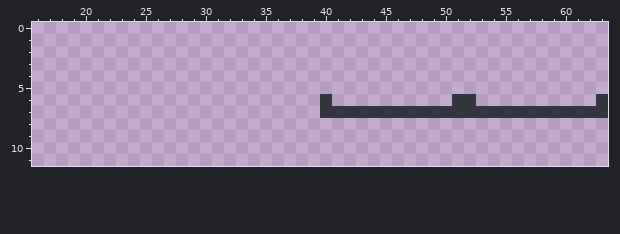
Pixel-art file: NonUnitySources/Aseprite/Sprites Assorted.aseprite. Above is the file before it was changed.
64x64 pixels, 1 frame. Shown: x 16..63, y 0..11.
Now the later version:
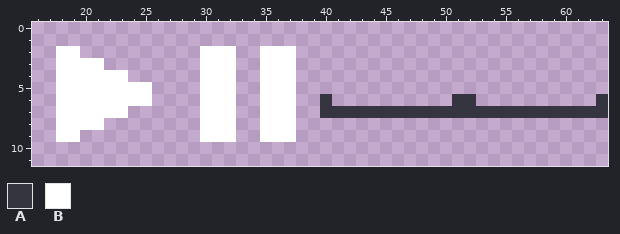
Palette (. is transparent): A #353540  B #ffffff
Diff:
{"y":2,"x":18,"old":"..","new":"BB"}
{"y":2,"x":30,"old":"...","new":"BBB"}
{"y":2,"x":35,"old":"...","new":"BBB"}
{"y":3,"x":18,"old":"....","new":"BBBB"}
{"y":3,"x":30,"old":"...","new":"BBB"}
{"y":3,"x":35,"old":"...","new":"BBB"}
{"y":4,"x":18,"old":"......","new":"BBBBBB"}
{"y":4,"x":30,"old":"...","new":"BBB"}
{"y":4,"x":35,"old":"...","new":"BBB"}
{"y":5,"x":18,"old":"........","new":"BBBBBBBB"}
{"y":5,"x":30,"old":"...","new":"BBB"}
{"y":5,"x":35,"old":"...","new":"BBB"}
{"y":6,"x":18,"old":"........","new":"BBBBBBBB"}
{"y":6,"x":30,"old":"...","new":"BBB"}
{"y":6,"x":35,"old":"...","new":"BBB"}
{"y":7,"x":18,"old":"......","new":"BBBBBB"}
{"y":7,"x":30,"old":"...","new":"BBB"}
{"y":7,"x":35,"old":"...","new":"BBB"}
{"y":8,"x":18,"old":"....","new":"BBBB"}
{"y":8,"x":30,"old":"...","new":"BBB"}
{"y":8,"x":35,"old":"...","new":"BBB"}
{"y":9,"x":18,"old":"..","new":"BB"}
{"y":9,"x":30,"old":"...","new":"BBB"}
{"y":9,"x":35,"old":"...","new":"BBB"}
{"label":"added","picture_box":[56,46,296,142]}
